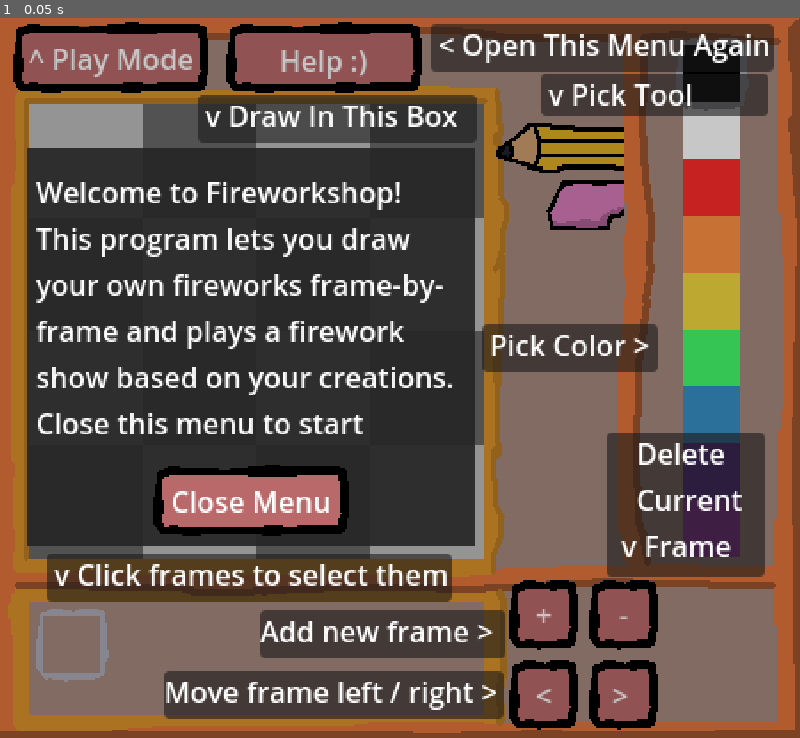
Above: before the commit, frame 1.
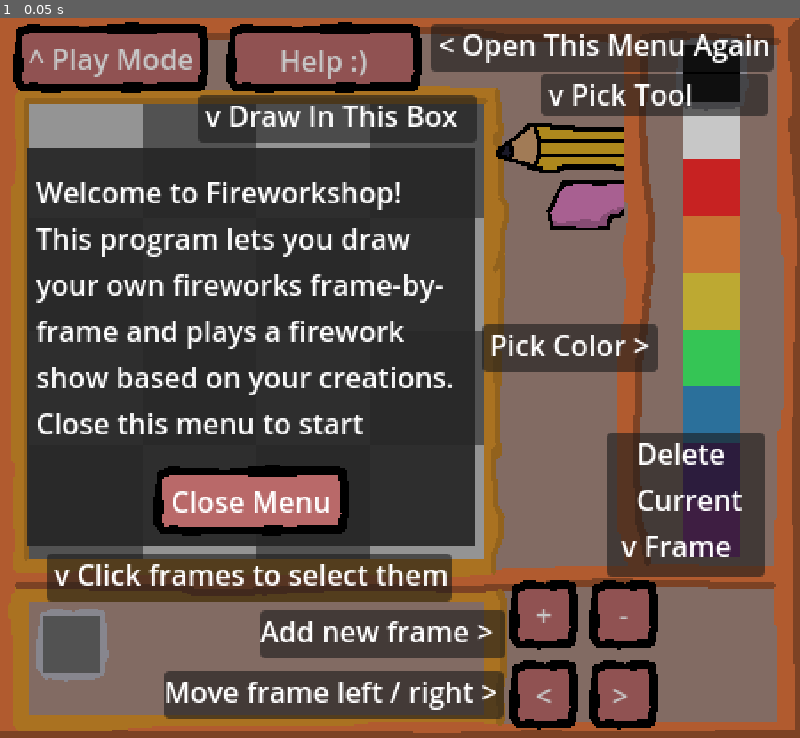
Above: after the commit, the same moment.

Repository: kennethbchen/Fireworkshop-Game
Game: Godot game, scene res://scenes/main.tscn
Two runs of this game, one before a commit and one after it. Both use one fixed random seed, a clock stepped at 60 frames per second and the inputs below. Sound files missing from this copy of the repository are replaced by a short silence.
Inputs:
- Up to frame 1 (0.05 s): no input

The runs differ from the first frame. In frame 1, 0.6% of the frame differs, in the area x 5-13%, y 83-91%.

Commit message:
Added background to frames in flipbook navigator

Diff:
--- a/scripts/flipbook_navigator.gd
+++ b/scripts/flipbook_navigator.gd
@@ -28,6 +28,14 @@
 			var child: TextureRect = TextureRect.new()
 			frame_parent.add_child(child)
 
+			var background: ColorRect = ColorRect.new()
+			background.color = Color.DIM_GRAY
+			background.size = Vector2(%PlayerData.frame_width, %PlayerData.frame_height)
+			background.mouse_filter = Control.MOUSE_FILTER_IGNORE
+			background.z_index = -1
+
+			child.add_child(background)
+
 			child.gui_input.connect(func(event): _on_frame_gui_input(event, init_children_count + i))
 
 
